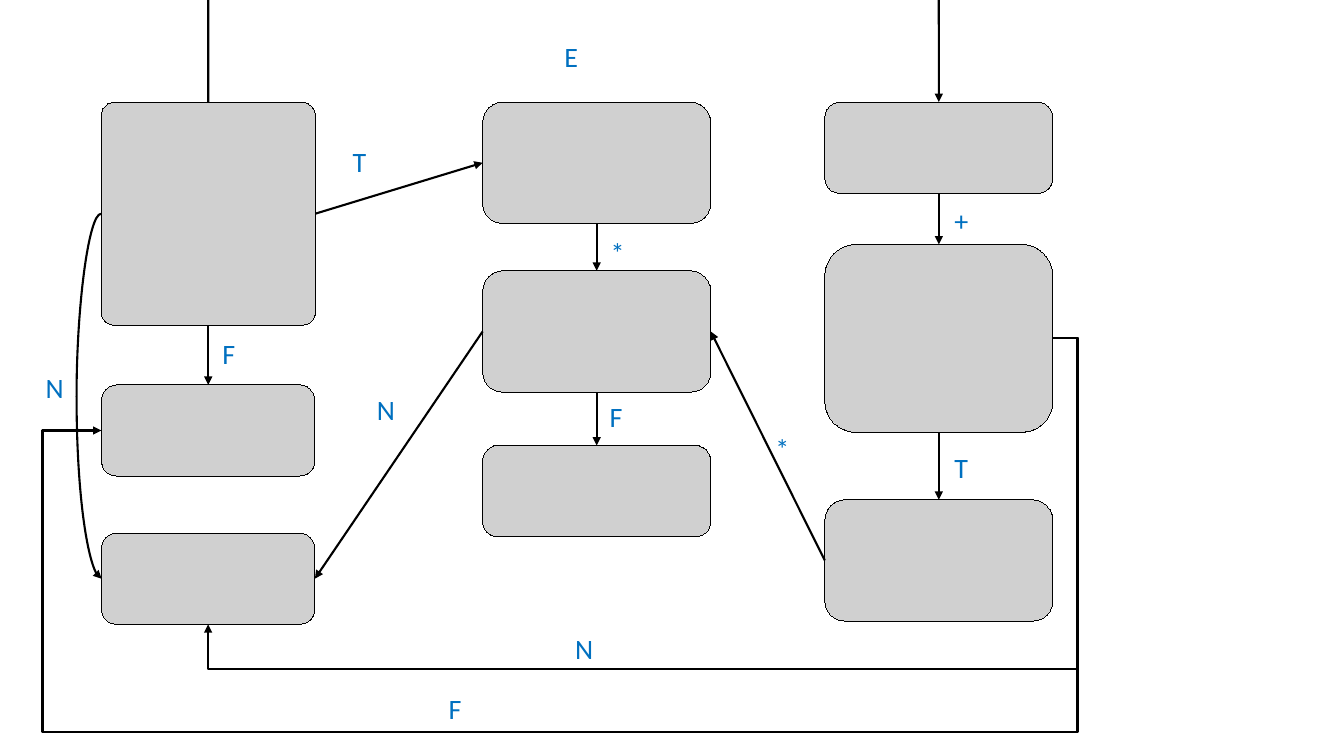
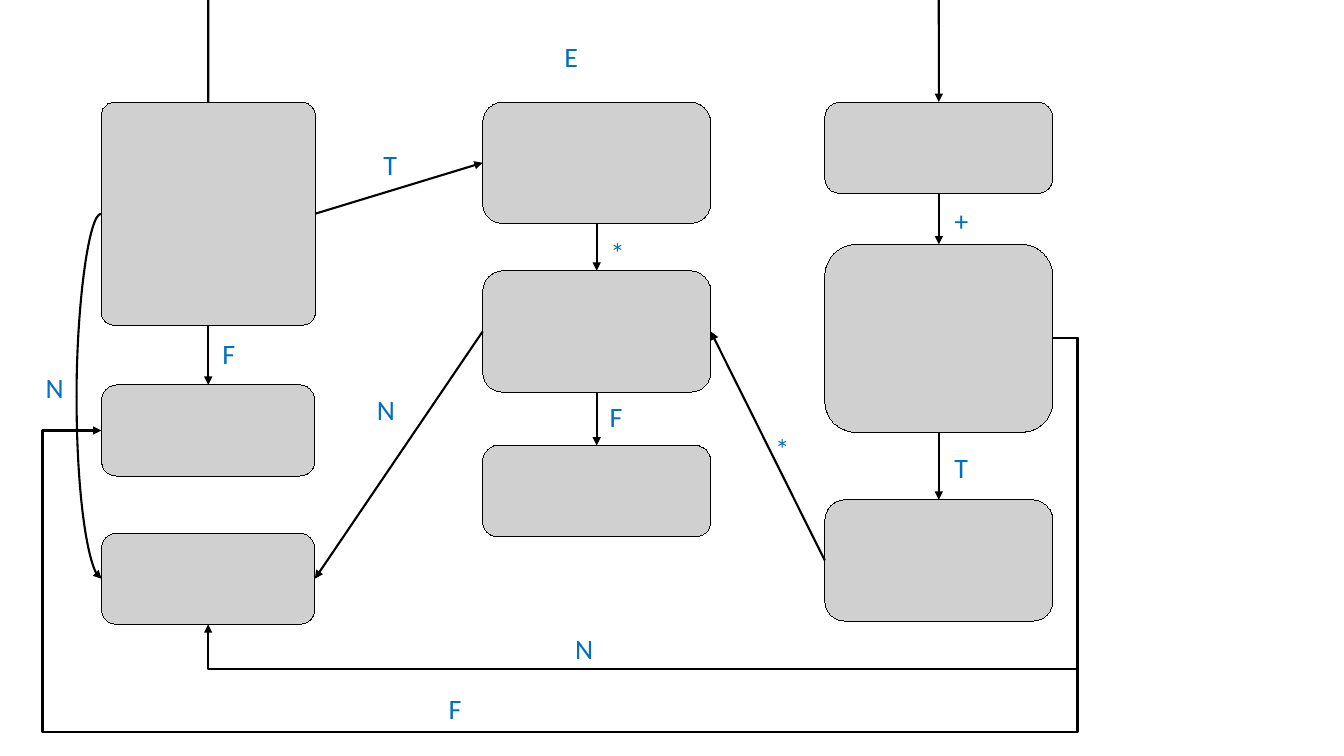
Before and after one commit to nivshani/compilation, a slide deck: slide 99 of slides/bottom_up_parsing.pptx. Drawn at 1344x756 pixels with LibreOffice and Linux fonts; fonts in the diff are those of the drawing; grey boxes stand for pictures. Boxes give left, top, right and bottom in pixels: in the first picture for what was removed or moved away, otherwise in the second. Text is boxed around its words. In the diff, an @@ line names an element or a change of style, - is before the commit and + after.

```diff
--- a/slides/bottom_up_parsing.pptx
+++ b/slides/bottom_up_parsing.pptx
@@ text "T": place and size @@
-text "T" at (353,154,367,172)
+text "T" at (383,157,397,175)
```
Also in this commit, not shown: 2 other slides changed, 20 slides added, 1 other file.
